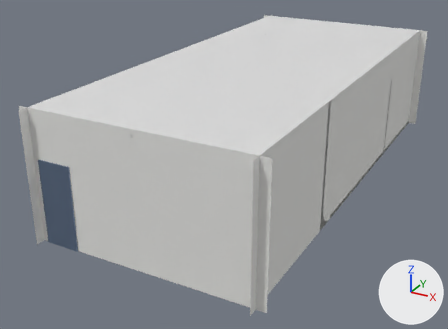
The glTF model room_a.glb: old version first, new version second.
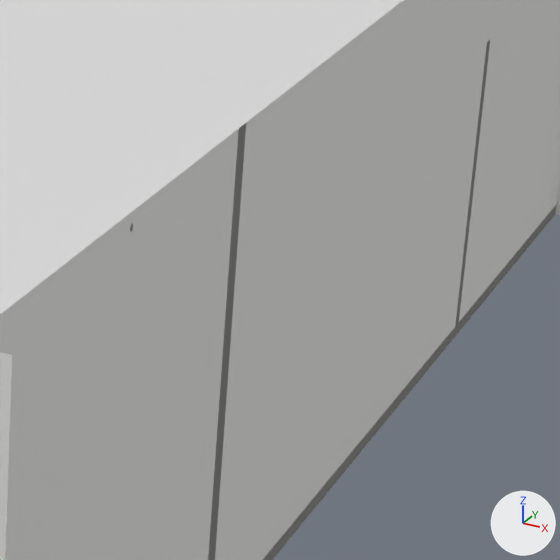
There are two pictures of each version: one whole from a 50 mm camera at (10.09, -21.96, 7.71) aimed at (2.06, -7.37, 0.41), one close up on the part from 60% to 91% of the width and 21% to 64% of the height. Every picture has the same lights, and +X, +Y and +Z are marked at lower right. The last two pictures show the newer version. Vertices at exactly the same position are counted once.

The first close-up shows 'room'.
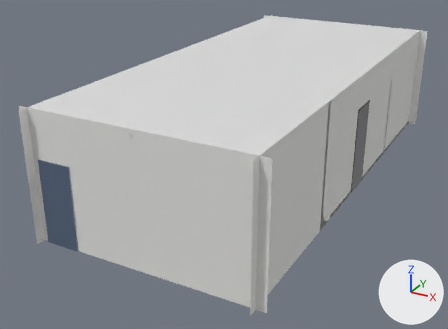
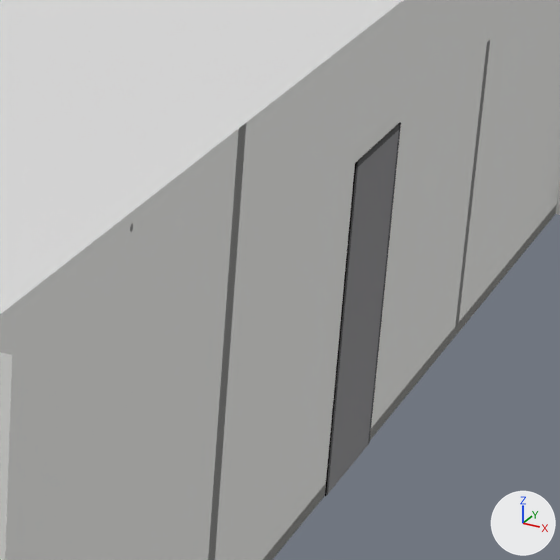
What changed in the scene script:
```text
Change me_floor:
    used by ob_room; location = (0.0, 0.0, 0.0)
    remove me_floor.from_pydata(...)  # 2276 vertices, 3982 faces; spans x -0.25..5.93, y -12.87..0.25, z 0.0..3.37
    add me_floor.from_pydata(...)  # 2344 vertices, 4102 faces; spans x -0.25..5.93, y -12.87..0.25, z 0.0..3.37
    me_floor part 1: a new loose piece of 26 vertices spanning x 5.64..5.69, y -6.62..-5.62, z 0.0..2.45
    other edits to the shape of me_floor do not show in these pictures
```

Location of each change, [x1, y1, x2, y2] in pixels of the close-ups (560 x 560 px):
part 1 of me_floor, added
    after: [325, 122, 401, 496]
